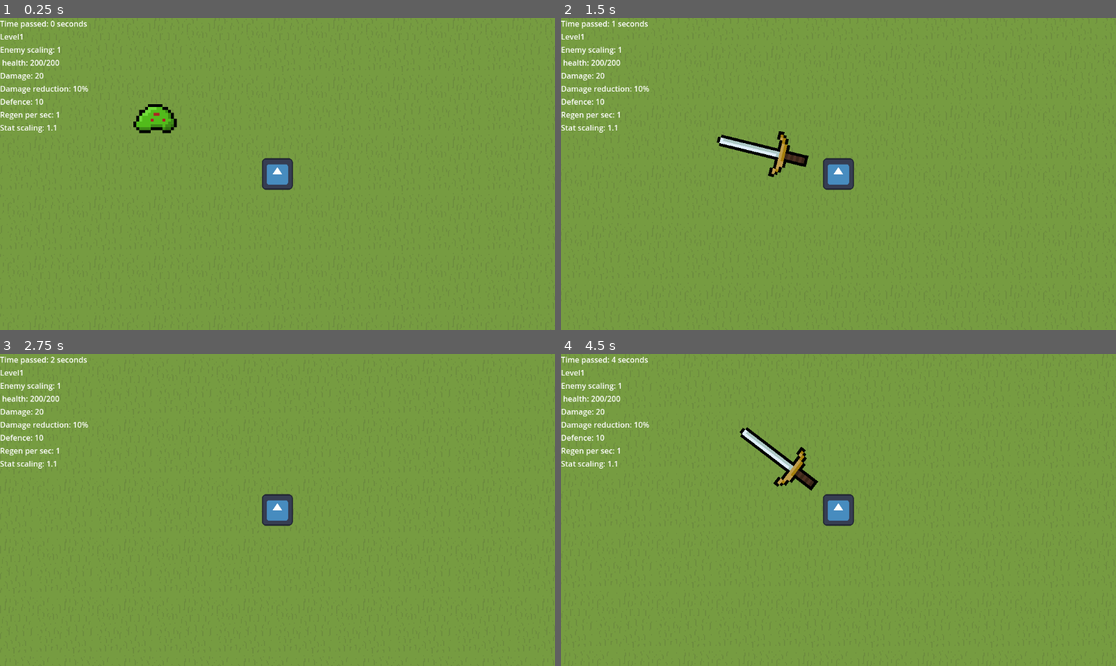
Above: before the commit, frames 1-4 (two rows, left to right).
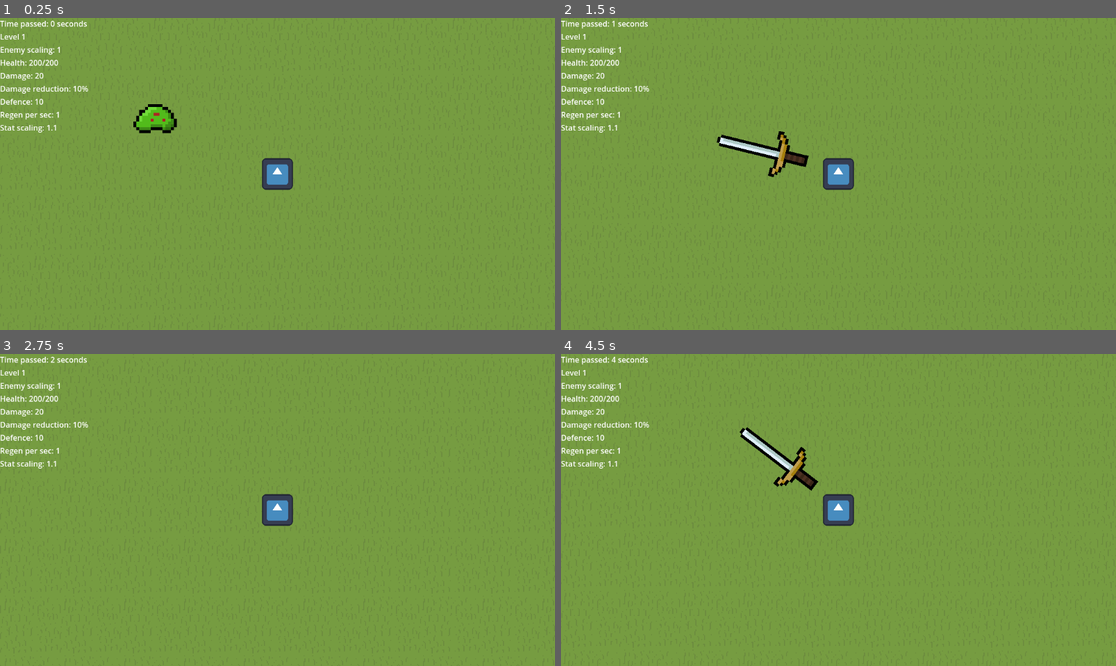
Above: after the commit, the same moments.

Repository: Likvik89/Built-to-scale
Game: Godot game, scene res://Scenes/level.tscn
The game is run twice, just before and just after one commit, with the same random seed, the same clock (stepped at 60 frames per second) and the same inputs. The engine's default icon, where the game draws it, is replaced by a stand-in: a white triangle on a blue panel in a dark square.
Inputs (mouse positions are in pixels of both pictures, inside the frame that each line leads up to):
- Up to frame 1 (0.25 s): no input
- Up to frame 2 (1.5 s): tap Enter at 0.5 s; move the mouse to (960, 158) at 0.52 s; hold D (move_right) 0.53-1.28 s; tap Space (move_dash) at 0.6 s; move the mouse to (727, 189) at 1.27 s; hold S (move_down) from 1.28 s (still down); click (727, 189) at 1.35 s
- Up to frame 3 (2.75 s): move the mouse to (333, 441) at 2.02 s; release S (move_down) at 2.03 s; hold D (move_right) from 2.03 s (still down); tap Space (move_dash) at 2.1 s
- Up to frame 4 (4.5 s): move the mouse to (810, 572) at 2.77 s; release D (move_right) at 2.78 s; hold W (move_up) 2.78-3.53 s; click (810, 572) at 2.85 s; move the mouse to (1005, 556) at 3.52 s; hold A (move_left) from 3.53 s (still down); tap Space (move_dash) at 3.6 s; move the mouse to (672, 463) at 4.27 s; click (672, 463) at 4.35 s

The runs differ from the first frame. In frame 1, 0.2% of the frame differs, in the area x 0-11%, y 5-16%; in frame 2, 0.2%; in frame 3, 0.2%; in frame 4, 0.2%.

Commit message:
level text

Diff:
--- a/Scenes/UI.tscn
+++ b/Scenes/UI.tscn
@@ -112,6 +112,24 @@
 grow_horizontal = 2
 grow_vertical = 2
 text = "Increases the %  your stats increase by, when you level up."
+
+[node name="Level_up_text" type="Label" parent="."]
+unique_name_in_owner = true
+anchors_preset = 8
+anchor_left = 0.5
+anchor_top = 0.5
+anchor_right = 0.5
+anchor_bottom = 0.5
+offset_left = -107.0
+offset_top = -170.0
+offset_right = 95.0
+offset_bottom = -121.0
+grow_horizontal = 2
+grow_vertical = 2
+text = "LEVEL UP!
+(choose a stat to increase)"
+horizontal_alignment = 1
+vertical_alignment = 1
 
 [node name="Level_up" type="BoxContainer" parent="."]
 unique_name_in_owner = true
--- a/Scripts/UI.gd
+++ b/Scripts/UI.gd
@@ -4,9 +4,9 @@
 
 func _process(delta):
 	$Info/Time.text = str("Time passed: ", floor(GlobalInfo.time_passed), " seconds" )
-	$Info/Level.text = str("Level",GlobalInfo.level)
+	$Info/Level.text = str("Level ",GlobalInfo.level)
 	$Info/Enemy_scaling.text = str("Enemy scaling: ",GlobalInfo.enemy_current_scaling)
-	$Info/Health.text = str(" health: ", GlobalInfo.health,"/",GlobalInfo.maxhealth)
+	$Info/Health.text = str("Health: ", GlobalInfo.health,"/",GlobalInfo.maxhealth)
 	$Info/Damage.text = str("Damage: ",GlobalInfo.damage)
 	$Info/Damage_reduction.text = str("Damage reduction: ", (1-GlobalInfo.damage_reduction)*100,"%")
 	$Info/Defence.text = str("Defence: ", GlobalInfo.defence)
@@ -16,8 +16,10 @@
 
 	if GlobalInfo.leveling_up:
 		$Level_up.visible = true
+		$Level_up_text.visible = true
 	else:
 		$Level_up.visible = false
+		$Level_up_text.visible = false
 
 
 
--- a/Scripts/global_info.gd
+++ b/Scripts/global_info.gd
@@ -25,7 +25,7 @@
 
 func _process(delta):
 	time_passed += delta
-	if time_passed/10 >= enemy_timer:
+	if time_passed/20 >= enemy_timer:
 		enemy_timer += 1
 		enemy_current_scaling *= enemy_scaling
 
